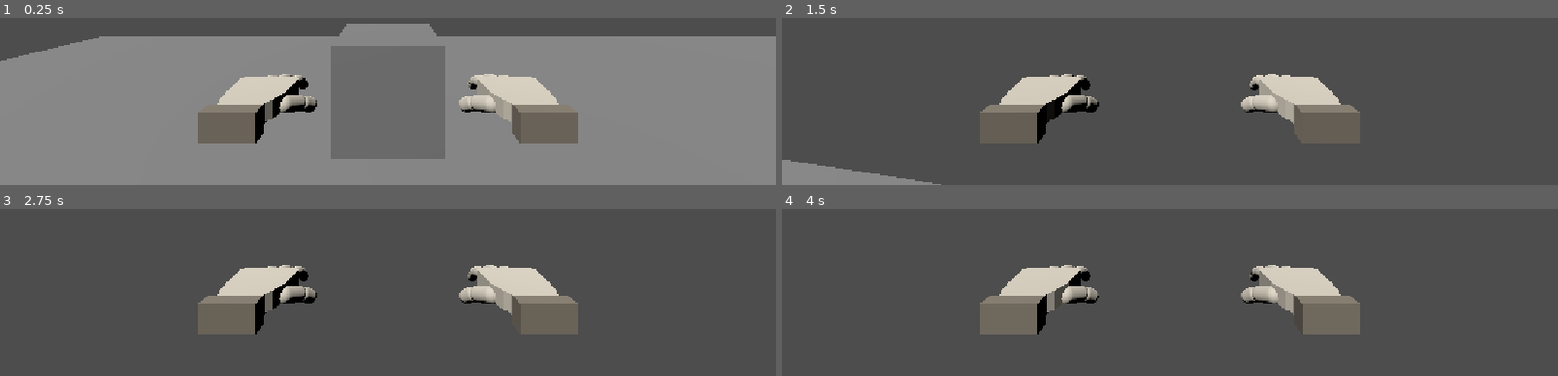
Above: before the commit, frames 1-4 (two rows, left to right).
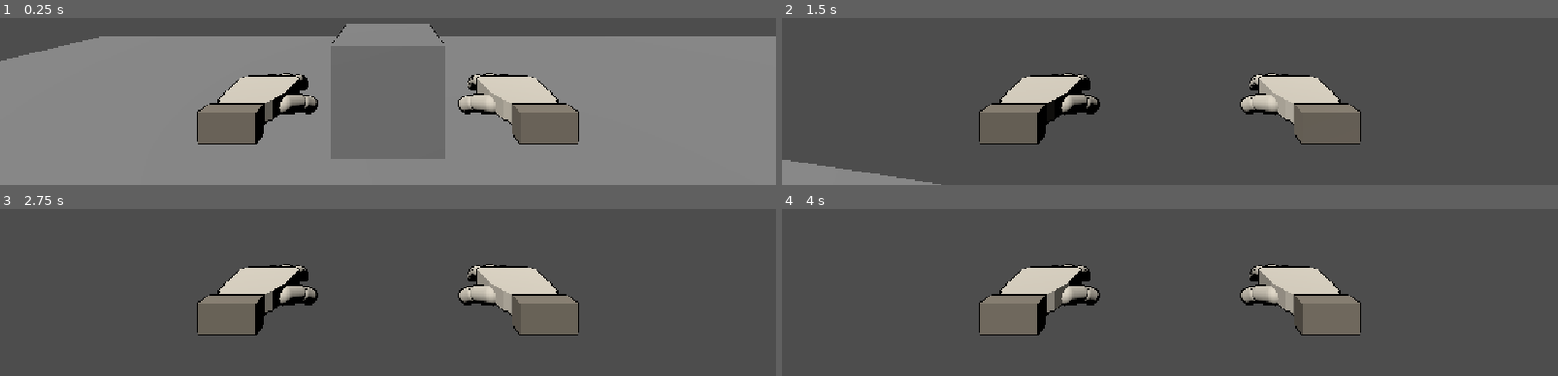
Above: after the commit, the same moments.

Repository: greedisfaust/fowl-play-project
Game: Godot game, scene res://arena/test_arena.tscn
Same seed, same stepped clock (60 frames per second), same inputs: the game is played once before the commit and once after it.
Inputs (mouse positions are in pixels of both pictures, inside the frame that each line leads up to):
- Up to frame 1 (0.25 s): no input
- Up to frame 2 (1.5 s): tap Enter at 0.5 s; move the mouse to (outside the picture) at 0.52 s; hold E (interact) 0.53-1.28 s; hold W (move_forward) from 0.53 s (still down); tap Space (jump) at 0.77 s; move the mouse to (outside the picture) at 1.27 s; tap E (interact) at 1.35 s
- Up to frame 3 (2.75 s): keep holding W (move_forward); tap Space (jump) at 1.52, 2 s; move the mouse to (outside the picture) at 2.02 s; press the mouse at (outside the picture) at 2.03 s; tap E (interact) at 2.3 s
- Up to frame 4 (4 s): keep holding W (move_forward); tap Enter at 2.75 s; move the mouse to (outside the picture) at 2.77 s; release the mouse at (outside the picture) at 2.78 s; tap Q (punch) at 2.85 s; tap Space (jump) at 3.02, 3.5, 3.77 s; tap E (interact) at 3.05 s; move the mouse to (outside the picture) at 3.52 s; hold E (interact) from 3.53 s (still down)

The runs differ from the first frame. In frame 1, 0.8% of the frame differs, in the area x 25-75%, y 4-76%; in frame 2, 0.8%; in frame 3, 0.8%; in frame 4, 0.8%.

Commit message:
feat: add automatic interactable silhouette outlines

Diff:
--- a/fowl-play/interaction/interactable.gd
+++ b/fowl-play/interaction/interactable.gd
@@ -1,5 +1,5 @@
 ## Reusable interaction contract for devices, props, and limp players.
-## Owns interaction kind, prompt text, focus state, and interaction signals.
+## Owns interaction kind, prompt text, focus state, and automatic visual highlighting.
 
 class_name Interactable
 extends Node
@@ -9,6 +9,14 @@
 	GRAB,
 	BOTH,
 }
+
+const OUTLINE_SHADER: Shader = preload("res://interaction/interactable_outline.gdshader")
+const IDLE_OUTLINE_COLOR: Color = Color(0.015, 0.015, 0.02, 1.0)
+const FOCUSED_OUTLINE_COLOR: Color = Color(1.0, 0.72, 0.18, 1.0)
+const IDLE_OUTLINE_WIDTH: float = 0.008
+const FOCUSED_OUTLINE_WIDTH: float = 0.018
+const FOCUSED_GLOW_STRENGTH: float = 0.65
+const TRANSITION_SECONDS: float = 0.18
 
 @export var kind: InteractionKind = InteractionKind.USE
 @export var prompt_text: String = ""
@@ -21,9 +29,31 @@
 signal interacted(actor: Node, action: StringName)
 
 var is_focused: bool = false
-var _highlight_material: StandardMaterial3D = null
 var _highlighted_geometry: Array[GeometryInstance3D] = []
 var _original_overlays: Array[Material] = []
+var _outline_materials: Array[ShaderMaterial] = []
+var _highlight_amount: float = 0.0
+var _highlight_tween: Tween = null
+var _debug_hub: Node = null
+var _debug_watch_name: StringName = &""
+
+func _ready() -> void:
+	_debug_hub = get_node_or_null("/root/DebugHub")
+	_setup_highlight()
+	if is_instance_valid(_debug_hub):
+		_debug_watch_name = StringName("interact/highlight/%s/state" % str(get_path()))
+		_debug_hub.call(
+			"watch",
+			_debug_watch_name,
+			func() -> String: return "focused" if is_focused else "idle"
+		)
+
+func _exit_tree() -> void:
+	if _highlight_tween != null and _highlight_tween.is_running():
+		_highlight_tween.kill()
+	_restore_overlays()
+	if is_instance_valid(_debug_hub) and not _debug_watch_name.is_empty():
+		_debug_hub.call("unwatch", _debug_watch_name)
 
 func action_for_input(input_action: StringName) -> StringName:
 	if input_action == &"primary":
@@ -53,40 +83,56 @@
 	if is_focused == focused:
 		return
 	is_focused = focused
-	if is_focused:
-		_apply_highlight()
-	else:
-		_clear_highlight()
+	if _highlight_tween != null and _highlight_tween.is_running():
+		_highlight_tween.kill()
+	_highlight_tween = create_tween()
+	_highlight_tween.set_trans(Tween.TRANS_CUBIC)
+	_highlight_tween.set_ease(Tween.EASE_OUT)
+	_highlight_tween.tween_method(
+		_set_highlight_amount,
+		_highlight_amount,
+		1.0 if is_focused else 0.0,
+		TRANSITION_SECONDS
+	)
+	if is_instance_valid(_debug_hub) and _debug_hub.call("is_on", &"interact"):
+		_debug_hub.call("log", &"interact", "%s highlight %s" % [name, "focused" if is_focused else "idle"])
 	focused_changed.emit(is_focused)
 
-func _apply_highlight() -> void:
+func _setup_highlight() -> void:
 	var target: Node = get_parent()
 	if target == null:
 		return
-	_highlighted_geometry.clear()
-	_original_overlays.clear()
 	for child: Node in target.find_children("*", "GeometryInstance3D", true, false):
 		var geometry: GeometryInstance3D = child as GeometryInstance3D
 		if geometry == null:
 			continue
+		var outline: ShaderMaterial = ShaderMaterial.new()
+		outline.shader = OUTLINE_SHADER
+		outline.set_shader_parameter("outline_color", IDLE_OUTLINE_COLOR)
+		outline.set_shader_parameter("outline_width", IDLE_OUTLINE_WIDTH)
+		outline.set_shader_parameter("glow_strength", 0.0)
 		_highlighted_geometry.append(geometry)
 		_original_overlays.append(geometry.material_overlay)
-		geometry.material_overlay = _get_highlight_material()
+		_outline_materials.append(outline)
+		geometry.material_overlay = outline
 
-func _clear_highlight() -> void:
+func _set_highlight_amount(amount: float) -> void:
+	_highlight_amount = clampf(amount, 0.0, 1.0)
+	var outline_color: Color = IDLE_OUTLINE_COLOR.lerp(FOCUSED_OUTLINE_COLOR, _highlight_amount)
+	var outline_width: float = lerpf(IDLE_OUTLINE_WIDTH, FOCUSED_OUTLINE_WIDTH, _highlight_amount)
+	var glow_strength: float = FOCUSED_GLOW_STRENGTH * _highlight_amount
+	for material: ShaderMaterial in _outline_materials:
+		if not is_instance_valid(material):
+			continue
+		material.set_shader_parameter("outline_color", outline_color)
+		material.set_shader_parameter("outline_width", outline_width)
+		material.set_shader_parameter("glow_strength", glow_strength)
+
+func _restore_overlays() -> void:
 	for index: int in _highlighted_geometry.size():
 		var geometry: GeometryInstance3D = _highlighted_geometry[index]
 		if is_instance_valid(geometry):
 			geometry.material_overlay = _original_overlays[index]
 	_highlighted_geometry.clear()
 	_original_overlays.clear()
-
-func _get_highlight_material() -> StandardMaterial3D:
-	if _highlight_material != null:
-		return _highlight_material
-	_highlight_material = StandardMaterial3D.new()
-	_highlight_material.albedo_color = Color(1.0, 0.85, 0.25, 1.0)
-	_highlight_material.emission_enabled = true
-	_highlight_material.emission = Color(0.35, 0.2, 0.02, 1.0)
-	_highlight_material.emission_energy_multiplier = 0.8
-	return _highlight_material
+	_outline_materials.clear()
--- /dev/null
+++ b/fowl-play/interaction/interactable_outline.gdshader
@@ -0,0 +1,16 @@
+shader_type spatial;
+render_mode unshaded, cull_front, depth_draw_opaque;
+
+uniform vec4 outline_color : source_color = vec4(0.015, 0.015, 0.02, 1.0);
+uniform float outline_width : hint_range(0.001, 0.05, 0.001) = 0.008;
+uniform float glow_strength : hint_range(0.0, 2.0, 0.01) = 0.0;
+
+void vertex() {
+	VERTEX += NORMAL * outline_width;
+}
+
+void fragment() {
+	ALBEDO = outline_color.rgb;
+	EMISSION = outline_color.rgb * glow_strength;
+	ALPHA = outline_color.a;
+}
--- a/fowl-play/tests/m1_interaction_test.gd
+++ b/fowl-play/tests/m1_interaction_test.gd
@@ -1,6 +1,4 @@
-## Headless M1 checks for the reusable interaction contract.
-## Verifies input resolution, focus state, highlighting, and interaction signals.
-
+## Headless M1 checks for the reusable interaction contract and outline lifecycle.
 extends SceneTree
 
 var _failed: bool = false
@@ -16,6 +14,10 @@
 	var mesh: MeshInstance3D = MeshInstance3D.new()
 	mesh.mesh = BoxMesh.new()
 	target.add_child(mesh)
+	var non_interactable: MeshInstance3D = MeshInstance3D.new()
+	non_interactable.mesh = BoxMesh.new()
+	non_interactable.name = "NonInteractableMesh"
+	target.add_child(non_interactable)
 	var interactable: Interactable = Interactable.new()
 	interactable.kind = Interactable.InteractionKind.BOTH
 	interactable.prompt_text = "Test target"
@@ -23,6 +25,7 @@
 	var actor: Node3D = Node3D.new()
 	root.add_child(actor)
 	interactable.interacted.connect(_on_interacted)
+	await process_frame
 
 	if interactable.action_for_input(&"primary") != &"use":
 		_fail("BOTH target did not resolve primary to use")
@@ -32,16 +35,36 @@
 		_fail("Valid use interaction was rejected")
 	if not _interacted:
 		_fail("Interaction signal was not emitted")
+	if mesh.material_overlay == null:
+		_fail("Interactable mesh did not receive its idle outline")
+	if non_interactable.material_overlay != null:
+		_fail("Non-interactable mesh unexpectedly received an outline")
+	var idle_material: ShaderMaterial = mesh.material_overlay as ShaderMaterial
+	if idle_material == null or idle_material.shader != load("res://interaction/interactable_outline.gdshader"):
+		_fail("Idle outline is not using the silhouette shader")
+
 	interactable.set_focused(true)
+	interactable._set_highlight_amount(1.0)
 	if not interactable.is_focused:
 		_fail("Focus state did not enable")
-	if mesh.material_overlay == null:
-		_fail("Focused target did not receive a highlight overlay")
+	if is_equal_approx(float(idle_material.get_shader_parameter("glow_strength")), 0.0):
+		_fail("Focused outline did not enable its glow")
+	if not Color(idle_material.get_shader_parameter("outline_color")).is_equal_approx(Interactable.FOCUSED_OUTLINE_COLOR):
+		_fail("Focused outline did not transition to gold")
+
 	interactable.set_focused(false)
+	interactable._set_highlight_amount(0.0)
 	if interactable.is_focused:
 		_fail("Focus state did not clear")
+	if mesh.material_overlay != idle_material:
+		_fail("Idle outline should remain applied after focus clears")
+	if not Color(idle_material.get_shader_parameter("outline_color")).is_equal_approx(Interactable.IDLE_OUTLINE_COLOR):
+		_fail("Outline did not return to its idle black state")
+
+	target.remove_child(interactable)
 	if mesh.material_overlay != null:
-		_fail("Highlight overlay was not restored")
+		_fail("Original overlay was not restored when Interactable left the tree")
+	interactable.free()
 	target.free()
 	actor.free()
 	if _failed:
Not shown, changed: docs/DEBUG.md
Not shown, changed: docs/PROJECT_STATE.md
